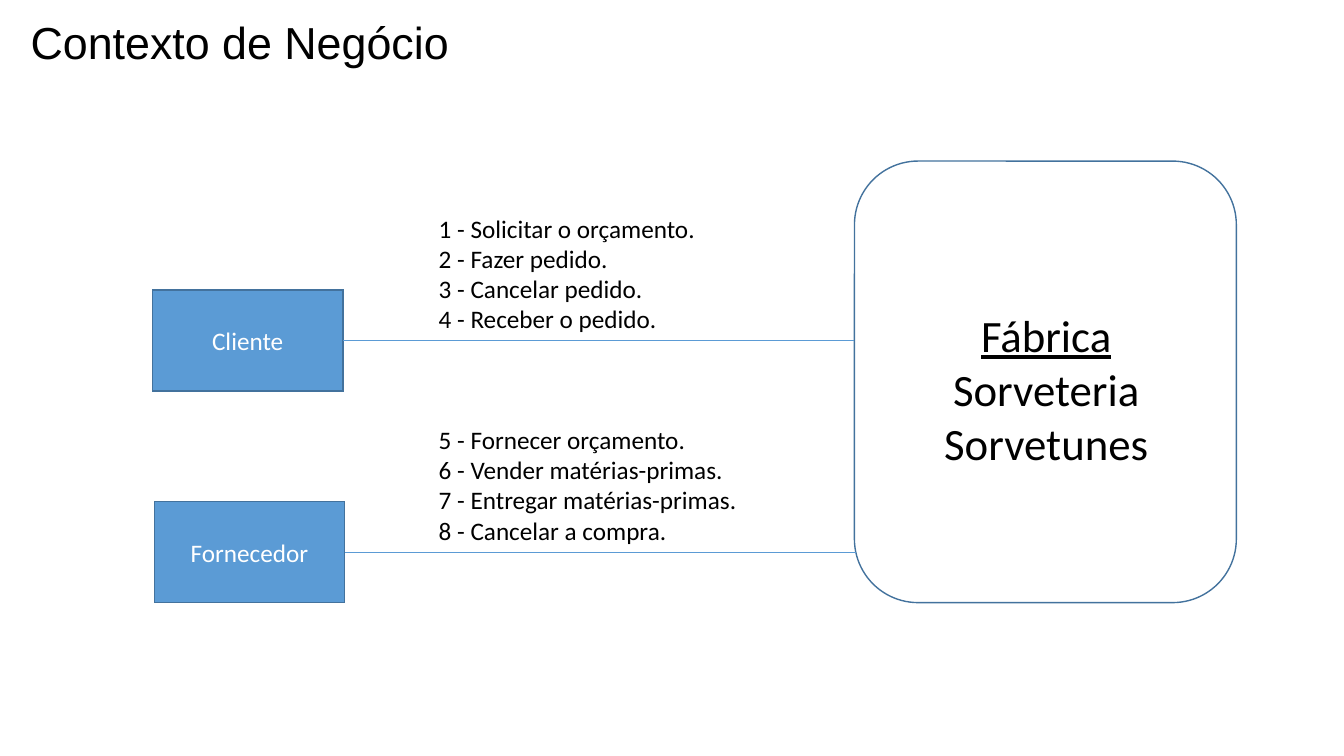
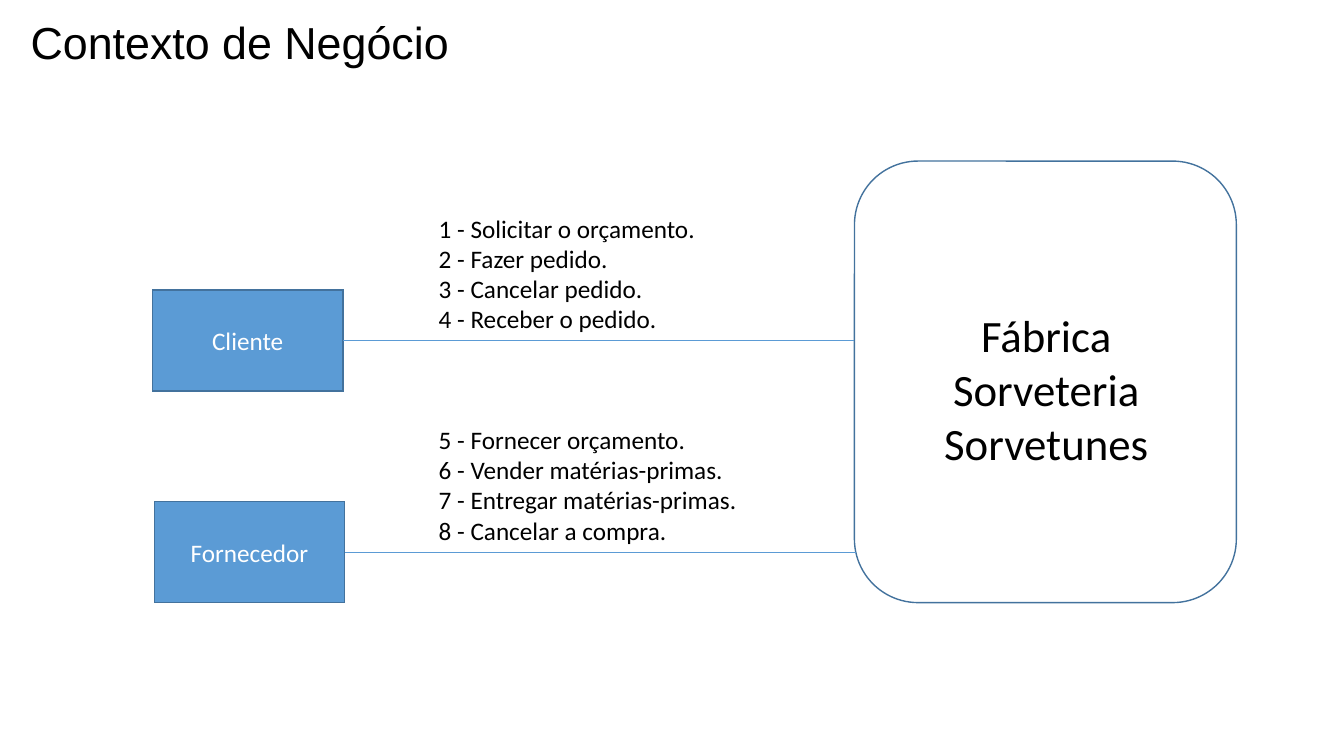
Before and after one commit to maapsystem/MaapSystem, a slide deck: slide 1 of artefatos/15-Arquitetura de Negócio para cada Cenário.pptx. Drawn at 1344x756 pixels with LibreOffice and Linux fonts; fonts in the diff are those of the drawing. Boxes give left, top, right and bottom in pixels: in the first picture for what was removed or moved away, otherwise in the second. Text is boxed around its words. In the diff, an @@ line names an element or a change of style, - is before the commit and + after.

```diff
--- a/artefatos/15-Arquitetura de Negócio para cada Cenário.pptx
+++ b/artefatos/15-Arquitetura de Negócio para cada Cenário.pptx
@@ text at <box>981,321,1111,353</box>: underline off in "Fábrica" @@
```
Also in this commit, not shown: 4 other files.
